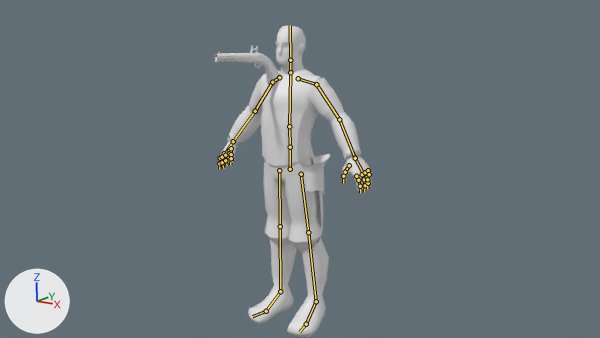
The Blender file Models Personatges/Models Fernando/Militar/Body_Mesh_Rigged.blend, before and after one commit.
Camera for both pictures: the file's camera 'Camera'. The axes (+X, +Y, +Z) are drawn at lower left. The lights are the same throughout. The bones that bend it are drawn over the model as lines. Materials are left out; every surface is plain grey.

The first picture shows 'Flintlock_pistol.009', 'Low_Poly_Characte.000_Mesh.014'.
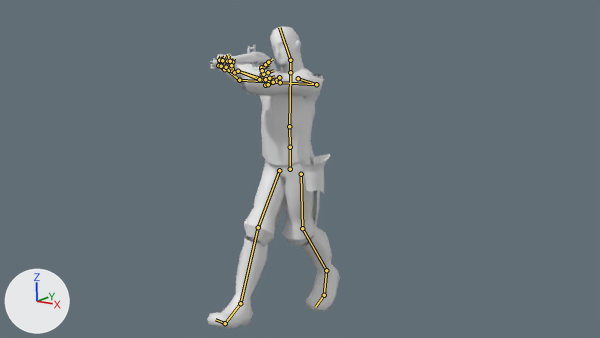
The newer file adds an action. The first version stands in its rest pose; the second is drawn at frame 90 of the action 'Walking while aiming'.

What differs and where, as boxes [x1, y1, x2, y2] in the pictures (600 x 338 px):
'Low_Poly_Characte.000_Mesh.014', posed: before [217, 25, 372, 337]; after [207, 27, 340, 328]
'Flintlock_pistol.009', no longer drawn: before [214, 46, 279, 86]
bone 'Head', root to tip: before (290, 60) to (290, 25); after (290, 60) to (279, 27)
bone 'Arm_l', root to tip: before (316, 84) to (339, 119); after (316, 84) to (280, 82)
bone 'forearm_l', root to tip: before (339, 119) to (355, 158); after (280, 82) to (239, 80)
bone 'hand_l', root to tip: before (355, 158) to (362, 172); after (239, 80) to (228, 70)
bone 'index2_l', root to tip: before (358, 180) to (360, 186); after (218, 65) to (219, 60)
bone 'middle2_l', root to tip: before (364, 179) to (365, 185); after (221, 66) to (222, 60)
bone 'ring2_l', root to tip: before (367, 177) to (368, 183); after (226, 67) to (227, 61)
bone 'pinky2_l', root to tip: before (369, 174) to (367, 179); after (231, 67) to (232, 62)
bone 'Arm_r', root to tip: before (272, 82) to (255, 111); after (272, 82) to (238, 71)
bone 'forearm_r', root to tip: before (255, 111) to (233, 141); after (238, 71) to (259, 79)
bone 'hand_r', root to tip: before (233, 141) to (226, 152); after (259, 79) to (262, 77)
bone 'Leg_l', root to tip: before (301, 174) to (308, 232); after (301, 174) to (302, 228)
bone 'Knee_l', root to tip: before (308, 232) to (316, 301); after (302, 228) to (326, 270)
bone 'Foot_l', root to tip: before (316, 301) to (306, 324); after (326, 270) to (324, 295)
bone 'Toes_l', root to tip: before (306, 324) to (299, 332); after (324, 295) to (315, 307)
bone 'Leg_r', root to tip: before (279, 170) to (280, 226); after (279, 170) to (258, 227)
bone 'Knee_l.001', root to tip: before (280, 226) to (280, 291); after (258, 227) to (240, 303)
bone 'Foot_r', root to tip: before (280, 291) to (266, 311); after (240, 303) to (225, 323)
bone 'Toes_r', root to tip: before (266, 311) to (252, 316); after (225, 323) to (215, 319)

What the commit changed:
Bone 'Head' (bone_head) turns from (0, 0, 0) to (4, 4, 20) degrees about its own x, y and z.
Bone 'Arm_l' (bone_arm_l) turns from (0, 0, 0) to (-70, -25, -87) degrees about its own x, y and z.
Bone 'forearm_l' (bone_forearm_l) turns from (0, 0, 0) to (18, -37, -4) degrees about its own x, y and z.
Bone 'hand_l' (bone_hand_l) turns from (0, 0, 0) to (-115, -1, 138) degrees about its own x, y and z.
Bone 'index2_l' (bone_index2_l) turns from (0, 0, 0) to (-42, -37, 95) degrees about its own x, y and z.
Bone 'middle2_l' (bone_middle2_l) turns from (0, 0, 0) to (-21, -19, 69) degrees about its own x, y and z.
Bone 'ring2_l' (bone_ring2_l) turns from (0, 0, 0) to (-12, -33, 54) degrees about its own x, y and z.
Bone 'pinky2_l' (bone_pinky2_l) turns from (0, 0, 0) to (0, -26, 32) degrees about its own x, y and z.
Bone 'Arm_r' (bone_arm_r) turns from (0, 0, 0) to (-72, 44, -8) degrees about its own x, y and z.
Bone 'forearm_r' (bone_forearm_r) turns from (0, 0, 0) to (3, 53, 137) degrees about its own x, y and z.
Bone 'hand_r' (bone_hand_r) turns from (0, 0, 0) to (-48, 47, -31) degrees about its own x, y and z.
Bone 'Leg_l' (bone_leg_l) turns from (0, 0, 0) to (4, 1, 11) degrees about its own x, y and z.
Bone 'Knee_l' (bone_knee_l) turns from (0, 0, 0) to (28, 7, -1) degrees about its own x, y and z.
Bone 'Foot_l' (bone_foot_l) turns from (0, 0, 0) to (-3, 3, -20) degrees about its own x, y and z.
Bone 'Toes_l' (bone_toes_l) turns from (0, 0, 0) to (-7, -17, -19) degrees about its own x, y and z.
Bone 'Leg_r' (bone_leg_r) turns from (0, 0, 0) to (-42, -10, 8) degrees about its own x, y and z.
Bone 'Knee_l.001' (bone_knee_l_001) turns from (0, 0, 0) to (17, 4, -1) degrees about its own x, y and z.
Bone 'Foot_r' (bone_foot_r) turns from (0, 0, 0) to (10, -5, -7) degrees about its own x, y and z.
Bone 'Toes_r' (bone_toes_r) turns from (0, 0, 0) to (23, 9, 12) degrees about its own x, y and z.
